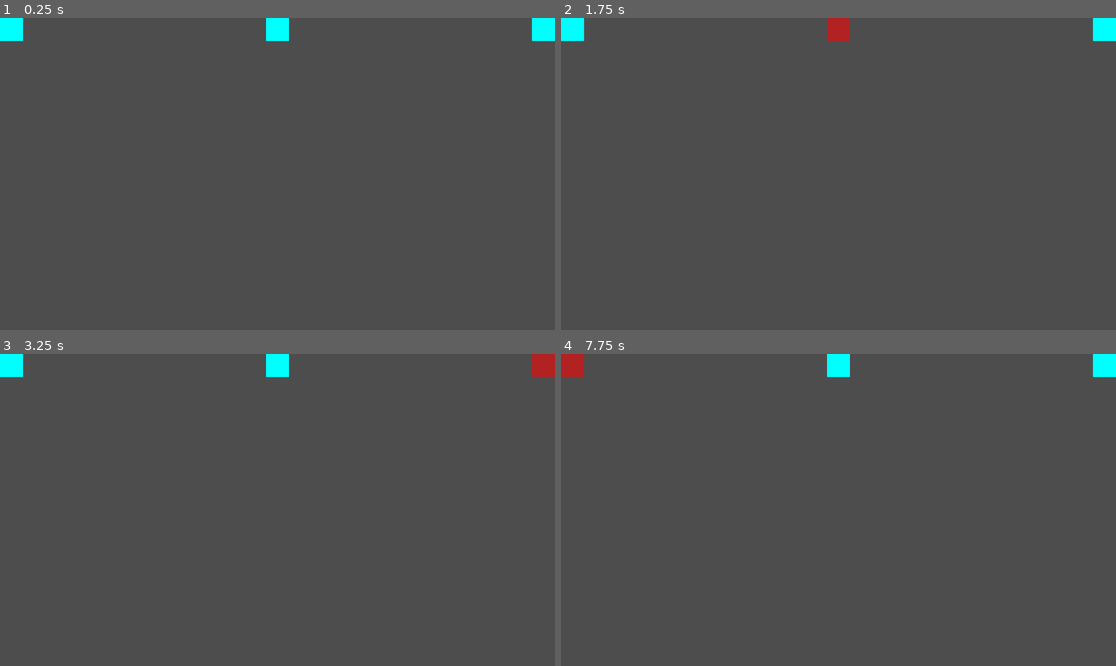
Above: before the commit, frames 1-4 (two rows, left to right).
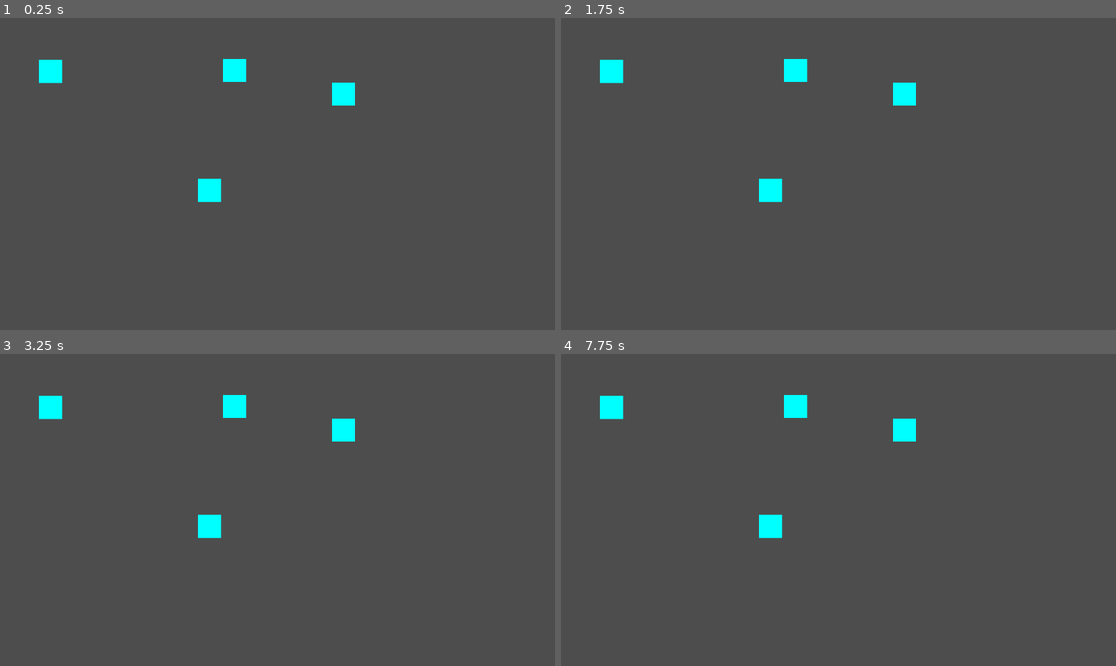
Above: after the commit, the same moments.

Repository: Piggward/KL-NK
Game: Godot game, scene res://scenes/maps_ui/maps_ui.tscn
The game is run twice, just before and just after one commit, with the same random seed, the same clock (stepped at 60 frames per second) and the same inputs. This scene is started directly instead of the project's main scene.
Inputs (mouse positions are in pixels of both pictures, inside the frame that each line leads up to):
- Up to frame 1 (0.25 s): no input
- Up to frame 2 (1.75 s): tap Enter at 0.5 s; drag from (572, 30) to (838, 30) at 0.52 s; tap Space at 1.25 s; drag from (572, 30) to (838, 30) at 1.27 s
- Up to frame 3 (3.25 s): tap Enter at 2 s; press the mouse at (277, 366) at 2.03 s; release the mouse at (277, 366) at 2.75 s; tap Space at 2.75 s; drag from (277, 366) to (543, 366) at 2.77 s
- Up to frame 4 (7.75 s): tap Enter at 3.5 s; drag from (1104, 366) to (866, 510) at 3.52 s; tap Space at 4.25 s; drag from (1104, 366) to (755, 432) at 4.27 s; move the mouse to (866, 510) at 5.02 s; press the mouse at (866, 510) at 5.03 s; release the mouse at (866, 510) at 5.75 s; drag from (755, 432) to (727, 525) at 5.77 s; move the mouse to (960, 494) at 6.52 s; press the mouse at (960, 494) at 6.53 s; release the mouse at (960, 494) at 7.25 s; drag from (727, 525) to (572, 366) at 7.27 s

The runs differ from the first frame. In frame 1, 2.2% of the frame differs, in the area x 0-100%, y 0-60%; in frame 2, 2.2%; in frame 3, 2.2%; in frame 4, 2.2%.

Commit message:
WIP base roads

Diff:
--- a/scenes/maps_ui/maps_ui.tscn
+++ b/scenes/maps_ui/maps_ui.tscn
@@ -1,6 +1,7 @@
-[gd_scene load_steps=2 format=3 uid="uid://c8ka8ncedrcat"]
+[gd_scene load_steps=3 format=3 uid="uid://c8ka8ncedrcat"]
 
 [ext_resource type="PackedScene" uid="uid://dvpocbbp35hdk" path="res://scenes/tile_ui/tile_ui.tscn" id="1_1hb4b"]
+[ext_resource type="PackedScene" uid="uid://co7k208jay22f" path="res://scenes/road/road.tscn" id="2_doaci"]
 
 [node name="MapsUi" type="Control"]
 layout_mode = 3
@@ -12,32 +13,72 @@
 
 [node name="TileUI" parent="." instance=ExtResource("1_1hb4b")]
 layout_mode = 1
-anchors_preset = 0
+anchors_preset = 4
+anchor_top = 0.5
 anchor_right = 0.0
-anchor_bottom = 0.0
-offset_right = 48.0
-offset_bottom = 48.0
+anchor_bottom = 0.5
+offset_left = 81.0
+offset_top = -237.0
+offset_right = 129.0
+offset_bottom = -189.0
 grow_horizontal = 1
-grow_vertical = 1
 
 [node name="TileUI2" parent="." instance=ExtResource("1_1hb4b")]
 layout_mode = 1
-anchors_preset = 5
+anchors_preset = 8
 anchor_left = 0.5
+anchor_top = 0.5
 anchor_right = 0.5
-anchor_bottom = 0.0
-offset_left = -24.0
-offset_right = 24.0
-offset_bottom = 48.0
-grow_vertical = 1
+anchor_bottom = 0.5
+offset_left = -165.0
+offset_top = 10.0
+offset_right = -117.0
+offset_bottom = 58.0
 
 [node name="TileUI3" parent="." instance=ExtResource("1_1hb4b")]
 layout_mode = 1
-anchors_preset = 1
+anchors_preset = 6
 anchor_left = 1.0
-anchor_bottom = 0.0
-offset_left = -48.0
-offset_right = 0.0
-offset_bottom = 48.0
+anchor_top = 0.5
+anchor_bottom = 0.5
+offset_left = -463.0
+offset_top = -190.0
+offset_right = -415.0
+offset_bottom = -142.0
 grow_horizontal = 0
-grow_vertical = 1
+
+[node name="TileUI4" parent="." instance=ExtResource("1_1hb4b")]
+layout_mode = 1
+anchors_preset = 6
+anchor_left = 1.0
+anchor_top = 0.5
+anchor_bottom = 0.5
+offset_left = -689.0
+offset_top = -239.0
+offset_right = -641.0
+offset_bottom = -191.0
+grow_horizontal = 0
+
+[node name="Road" parent="." node_paths=PackedStringArray("startTile", "endTile") instance=ExtResource("2_doaci")]
+startTile = NodePath("../TileUI")
+endTile = NodePath("../TileUI2")
+twoWay = false
+
+[node name="Road2" parent="." node_paths=PackedStringArray("startTile", "endTile") instance=ExtResource("2_doaci")]
+startTile = NodePath("../TileUI2")
+endTile = NodePath("../TileUI4")
+
+[node name="Road3" parent="." node_paths=PackedStringArray("startTile", "endTile") instance=ExtResource("2_doaci")]
+startTile = NodePath("../TileUI2")
+endTile = NodePath("../TileUI3")
+twoWay = false
+
+[node name="Road4" parent="." node_paths=PackedStringArray("startTile", "endTile") instance=ExtResource("2_doaci")]
+startTile = NodePath("../TileUI3")
+endTile = NodePath("../TileUI4")
+twoWay = false
+
+[node name="Road5" parent="." node_paths=PackedStringArray("startTile", "endTile") instance=ExtResource("2_doaci")]
+startTile = NodePath("../TileUI4")
+endTile = NodePath("../TileUI")
+twoWay = false
--- /dev/null
+++ b/scenes/road/road.gd
@@ -0,0 +1,44 @@
+extends Line2D
+
+const POINTS_COUNT = 11
+const POINT_X_OFFSET = 100.0 / POINTS_COUNT
+const POINT_Y_OFFSET = 100.0 / POINTS_COUNT
+
+@export var startTile: TileUI
+@export var endTile: TileUI
+@export var twoWay: bool = true
+
+# Called when the node enters the scene tree for the first time.
+func _ready():
+	width = 10.0
+
+	var start = get_tile_center_position(startTile)
+	var end = get_tile_center_position(endTile)
+	var distance = end - start
+
+	add_point(start)
+	for i in range (POINTS_COUNT):
+		var t = (1.0 / POINTS_COUNT) * i
+		var x = start.x + (distance.x / POINTS_COUNT) * i
+		var y = start.y + ease_out_cubic(t) * distance.y
+		add_point(Vector2(x, y))
+	add_point(end)
+
+	if twoWay:
+		print("is twoWay!")
+		width_curve.clear_points()
+		#width_curve.min_value = 1.0
+
+func get_tile_center_position(tile: TileUI) -> Vector2:
+	var tile_rect = tile.get_global_rect()
+	var tile_transform = tile.get_global_transform().get_origin()
+
+	return tile_transform + tile_rect.size / 2
+
+func ease_out_cubic(val: float) -> float:
+	return 1.0 - pow(1.0 - val, 3.0)
+
+func min_arc_point_value(val: float, i: int, offset: float) -> float:
+	var res = val + abs(i - int(POINTS_COUNT / 2)) * POINT_X_OFFSET
+	print(val, " ; ", i, " ; ", offset, " ; ", res)
+	return res
--- a/scenes/road/road.tscn
+++ b/scenes/road/road.tscn
@@ -1,10 +1,14 @@
-[gd_scene load_steps=2 format=3 uid="uid://co7k208jay22f"]
+[gd_scene load_steps=3 format=3 uid="uid://co7k208jay22f"]
+
+[ext_resource type="Script" path="res://scenes/road/road.gd" id="1_dtb2r"]
 
 [sub_resource type="Curve" id="Curve_qcf0p"]
-min_value = 0.2
-_data = [Vector2(0.031579, 0.217582), 0.0, 0.0, 0, 0, Vector2(0.921053, 1), 0.0, 0.0, 0, 0, Vector2(0.984211, 0.243956), 0.0, 0.0, 0, 0]
-point_count = 3
+min_value = 0.3
+max_value = 4.0
+_data = [Vector2(0, 0.322141), 0.0, 0.0, 0, 0, Vector2(0.592715, 0.54601), 0.827863, 0.827863, 0, 0, Vector2(0.897351, 1.37753), 6.5539, 6.5539, 0, 0, Vector2(0.950331, 3.6482), 0.0, 0.0, 0, 0, Vector2(1, 0.354122), 0.0, 0.0, 0, 0]
+point_count = 5
 
 [node name="Road" type="Line2D"]
 width = 4.0
 width_curve = SubResource("Curve_qcf0p")
+script = ExtResource("1_dtb2r")
Not shown, changed: .gitignore
